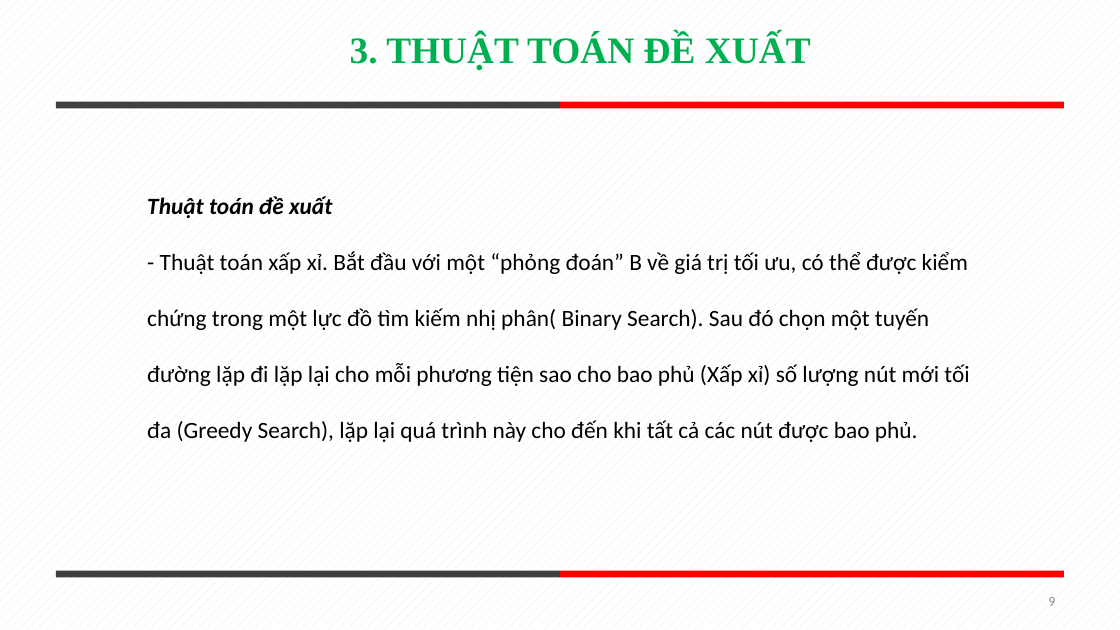
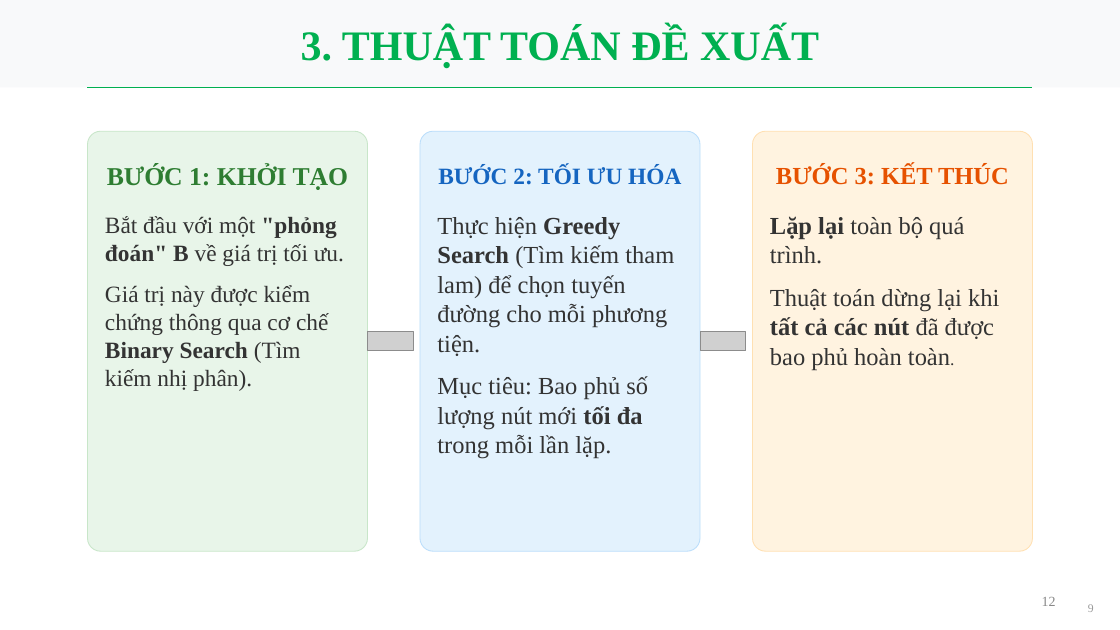
Before and after one commit to tuanxx31/DACTDLGT, a slide deck: slide 12 of baocao.pptx (slide 9 before the commit). Drawn at 1120x630 pixels with LibreOffice and Linux fonts; fonts in the diff are those of the drawing; grey boxes stand for pictures; background and template pictures are left out. Boxes give left, top, right and bottom in pixels: in the first picture for what was removed or moved away, otherwise in the second. Text is boxed around its words. In the diff, an @@ line names an element or a change of style, - is before the commit and + after.

```diff
--- a/baocao.pptx
+++ b/baocao.pptx
@@ background pattern #E0EBF6 on #FFFFFF to picture (left out) @@
@@ text "3. THUẬT TOÁN ĐỀ XUẤT": place and size @@
-text "3. THUẬT TOÁN ĐỀ XUẤT" at [350, 35, 811, 71]
+text "3. THUẬT TOÁN ĐỀ XUẤT" at [301, 27, 819, 68]
@@ text "3. THUẬT TOÁN ĐỀ XUẤT" at [301, 27, 819, 68]: size 32 to 36 pt @@
@@ rectangle added at [0, 0, 1120, 87], fill #F8F9FA @@
@@ line added from (87, 87) to (1033, 87), #00B050 1.5 pt @@
@@ line removed from (56, 105) to (560, 105) @@
@@ line removed from (560, 105) to (1065, 105) @@
@@ rounded rectangle added at [87, 131, 367, 551], fill #E8F5E9, outline #C8E6C9 0.75 pt @@
@@ rounded rectangle added at [420, 131, 700, 551], fill #E3F2FD, outline #BBDEFB 0.75 pt @@
@@ rounded rectangle added at [753, 131, 1033, 551], fill #FFF3E0, outline #FFE0B2 0.75 pt @@
@@ text added at [107, 164, 349, 190], 22 pt, text #2E7D32, bold @@
+BƯỚC 1: KHỞI TẠO
@@ text added at [438, 166, 681, 185], 20 pt, text #1565C0, bold @@
+BƯỚC 2: TỐI ƯU HÓA
@@ text added at [776, 165, 1009, 185], 21 pt, text #E65100, bold @@
+BƯỚC 3: KẾT THÚC
@@ text removed at [147, 196, 969, 442] @@
-Thuật toán đề xuất
-- Thuật toán xấp xỉ. Bắt đầu với một “phỏng đoán” B về giá trị tối ưu, có thể được kiểm chứng trong một lực đồ tìm kiếm nhị phân( Binary Search). Sau đó chọn một tuyến đường lặp đi lặp lại cho mỗi phương tiện sao cho bao phủ (Xấp xỉ) số lượng nút mới tối đa (Greedy Search), lặp lại quá trình này cho đến khi tất cả các nút được bao phủ.
@@ text added at [105, 216, 344, 391], 20 pt, text #333333 @@
+Bắt đầu với một "phỏng đoán" B về giá trị tối ưu.
+Giá trị này được kiểm chứng thông qua cơ chế Binary Search (Tìm kiếm nhị phân).
@@ text added at [437, 217, 674, 459], 21 pt, text #333333 @@
+Thực hiện Greedy Search (Tìm kiếm tham lam) để chọn tuyến đường cho mỗi phương tiện.
+Mục tiêu: Bao phủ số lượng nút mới tối đa trong mỗi lần lặp.
@@ text added at [770, 216, 999, 370], 21 pt, text #333333 @@
+Lặp lại toàn bộ quá trình.
+Thuật toán dừng lại khi tất cả các nút đã được bao phủ hoàn toàn.
@@ picture added at [368, 332, 414, 351] @@
@@ picture added at [700, 332, 746, 351] @@
@@ line removed from (56, 574) to (560, 574) @@
@@ line removed from (560, 574) to (1065, 574) @@
@@ text "9": place and size @@
-text "9" at [1048, 597, 1055, 606]
+text "9" at [1088, 604, 1094, 612]
@@ text "9" at [1088, 604, 1094, 612]: size 12 to 10 pt, font Calibri to Times New Roman, text colour #8C8C8C to #999999 @@
@@ page number added at [1042, 597, 1056, 606], 12 pt, text #888888 @@
+12
```
Also in this commit, not shown: 17 other slides changed, 4 slides added, 1 slide removed.
